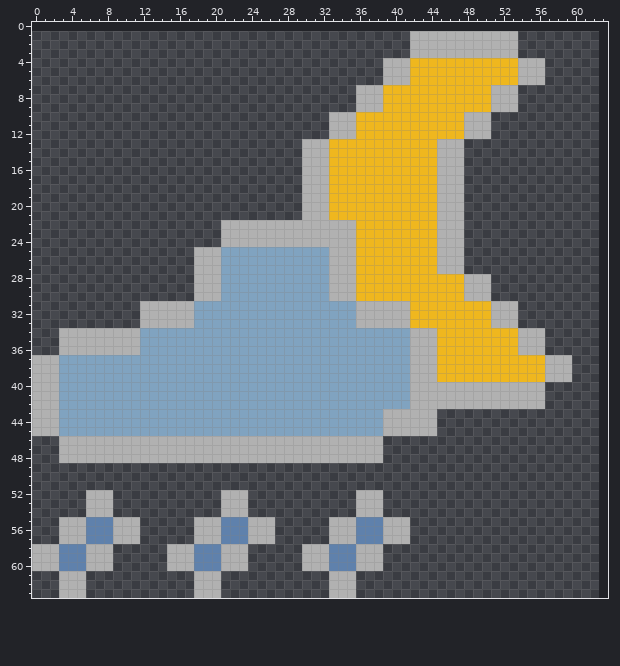
Two versions of one pixel-art sprite, static/assets/icons/cloud-moon-rain.png. The first picture shows the starting point.
The file is 63x63 pixels. Colours within 5 levels of each other are drawn and written as one. The old version is drawn lined up with the new one, on the new canvas.
After:
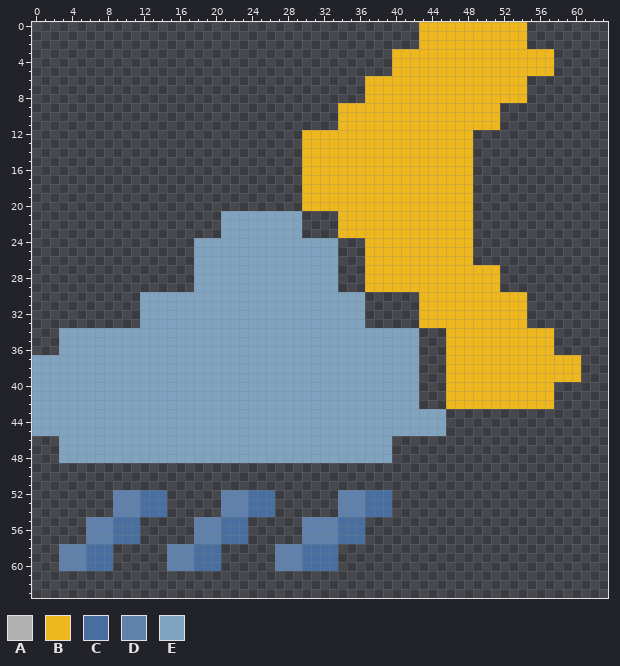
Palette (. is transparent): A #b1b1b1  B #efb71e  C #496fa1  D #5f81ac  E #80a3c0
Changes in this commit:
canvas 63x63 -> 64x64, the old top-left corner now at 0,1
Changed rows in their new state; - is an unchanged pixel.
first column x 0:
 0 -------------------------------------------BBBBBBBBBBBB------
 1 ------------------------------------------.BBBBBBBBBBBB------
 2 ------------------------------------------.BBBBBBBBBBBB------
 3 ----------------------------------------BBBBBBBBBBBBBBBBBB---
 4 ---------------------------------------.BB------------BBBB---
 5 ---------------------------------------.BB------------BBBB---
 6 -------------------------------------BBBBB------------B..----
 7 ------------------------------------.BB------------BBBB------
 8 ------------------------------------.BB------------BBBB------
 9 ----------------------------------BBBBB------------B..-------
10 ---------------------------------.BB------------BBBB---------
11 ---------------------------------.BB------------BBBB---------
12 ------------------------------BBBBBB------------B..----------
13 ------------------------------BBB------------BBBB------------
14 ------------------------------BBB------------BBBB------------
15 ------------------------------BBB------------BBBB------------
16 ------------------------------BBB------------BBBB------------
17 ------------------------------BBB------------BBBB------------
18 ------------------------------BBB------------BBBB------------
19 ------------------------------BBB------------BBBB------------
20 ------------------------------BBB------------BBBB------------
21 ---------------------EEEEEEEEE....-----------BBBB------------
22 ---------------------EEEEEEEEE....BB---------BBBB------------
23 ---------------------EEEEEEEEE....BB---------BBBB------------
24 ------------------EEEEEEEEEEEEEEEE...--------BBBB------------
25 ------------------EEE------------E...--------BBBB------------
26 ------------------EEE------------E...--------BBBB------------
27 ------------------EEE------------E...--------BBBBBBB---------
28 ------------------EEE------------E...-----------BBBB---------
29 ------------------EEE------------E...-----------BBBB---------
30 ------------EEEEEEEEE------------EEEE......-----BBBBBBB------
31 ------------EEEEEE------------------E......--------BBBB------
32 ------------EEEEEE------------------E......--------BBBB------
33 ------------EEEEEE------------------E......--------BBBB------
34 ---EEEEEEEEE------------------------------E...--------BBBB---
35 ---EEEEEEEEE------------------------------E...--------BBBB---
36 ---EEEEEEEEE------------------------------E...--------BBBB---
37 EEE---------------------------------------E...-----------BBBB
38 EEE---------------------------------------E...-----------BBBB
39 EEE---------------------------------------E...-----------BBBB
40 EEE---------------------------------------E...BBBBBBBBBBBB---
41 EEE---------------------------------------E...BBBBBBBBBBBB---
42 EEE---------------------------------------E...BBBBBBBBBBBB---
43 EEE------------------------------------EEEEEEE---------------
44 EEE------------------------------------EEEEEEE---------------
45 EEE------------------------------------EEEEEEE---------------
46 ---EEEEEEEEEEEEEEEEEEEEEEEEEEEEEEEEEEEEE---------------------
47 ---EEEEEEEEEEEEEEEEEEEEEEEEEEEEEEEEEEEEE---------------------
48 ---EEEEEEEEEEEEEEEEEEEEEEEEEEEEEEEEEEEEE---------------------
first column x 0:
52 ------...DDDCCC------DDDCCC-------DDDCCC--
53 ------...DDDCCC------DDDCCC-------DDDCCC--
54 ------...DDDCCC------DDDCCC-------DDDCCC--
55 ---...---CCC------DDDCCC...---DDDDCCC.....
56 ---...---CCC------DDDCCC...---DDDDCCC.....
57 ---...---CCC------DDDCCC...---DDDDCCC.....
58 ...---CCC------DDDCCC...---DDDCCCC.....---
59 ...---CCC------DDDCCC...---DDDCCCC.....---
60 ...---CCC------DDDCCC...---DDDCCCC.....---
61 ---...------------...------------...------
62 ---...------------...------------...------
63 ---...------------...------------...------
Boxes around the changes in both pictures, in picture pixels (x1, y1, x2, y2):
changed: (32, 22, 581, 598)
